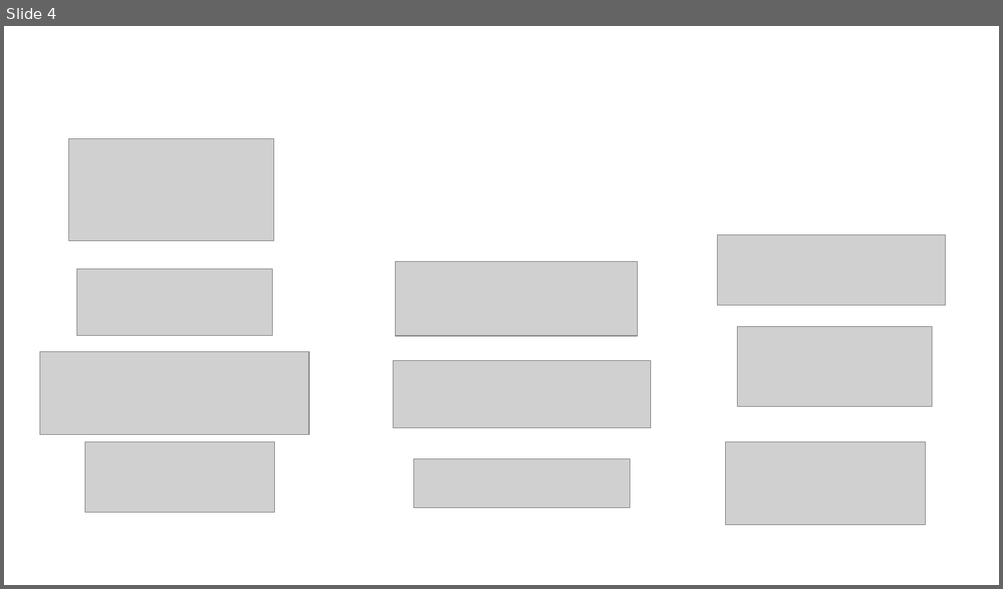
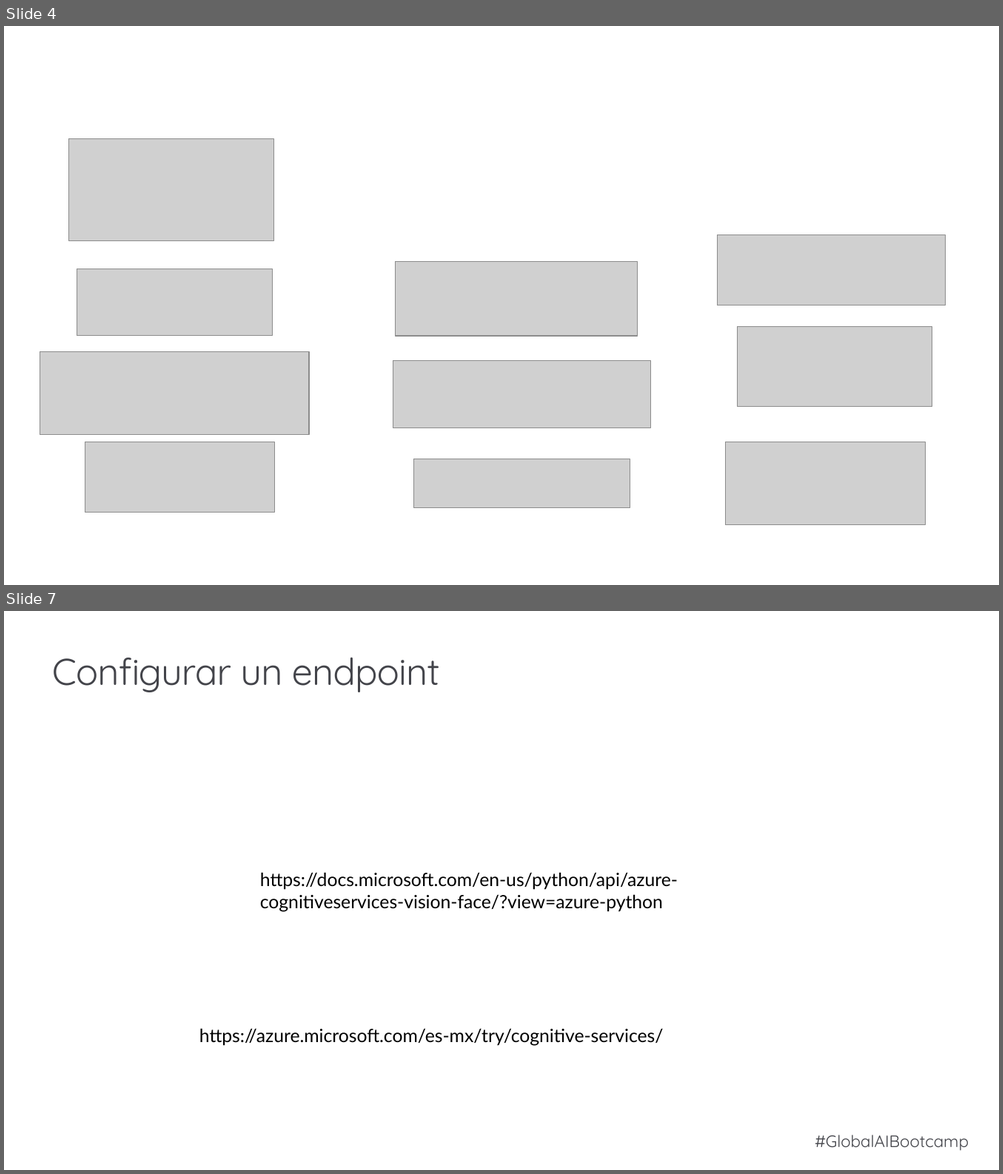
Before and after one commit to Gxbx/face-id-azure-workshop, a slide deck: slides.pptx. Shown one above the other, each under a label of ours: slide 4 before the commit, slides 4 and 7 after it; the slides between them are not shown. The pictures are 1003x589 and 1003x1174 pixels, drawn with LibreOffice and Linux fonts; fonts in the diff are those of the drawing; grey boxes stand for pictures; background and template pictures are left out. Boxes give left, top, right and bottom in pixels: in the first picture for what was removed or moved away, otherwise in the second. Text is boxed around its words. In the diff, an @@ line names an element or a change of style, - is before the commit and + after.

```diff
--- a/slides.pptx
+++ b/slides.pptx
@@ slide 7 added at [4, 611, 999, 1170], background #FFFFFF @@
@@ title added at [52, 657, 440, 692], 36 pt, text #43444A @@
+Configurar un endpoint
@@ text added at [260, 872, 677, 912], 17.6 pt, text #000000 @@
+https://docs.microsoft.com/en-us/python/api/azure-cognitiveservices-vision-face/?view=azure-python
@@ text added at [199, 1028, 663, 1046], 17.6 pt, text #000000 @@
+https://azure.microsoft.com/es-mx/try/cognitive-services/
@@ text added at [814, 1135, 968, 1151], 16 pt, text #43444A @@
+#GlobalAIBootcamp
```
Also in this commit, not shown: 1 slide changed, 6 other slides added, 6 slides removed, 1 other file.
